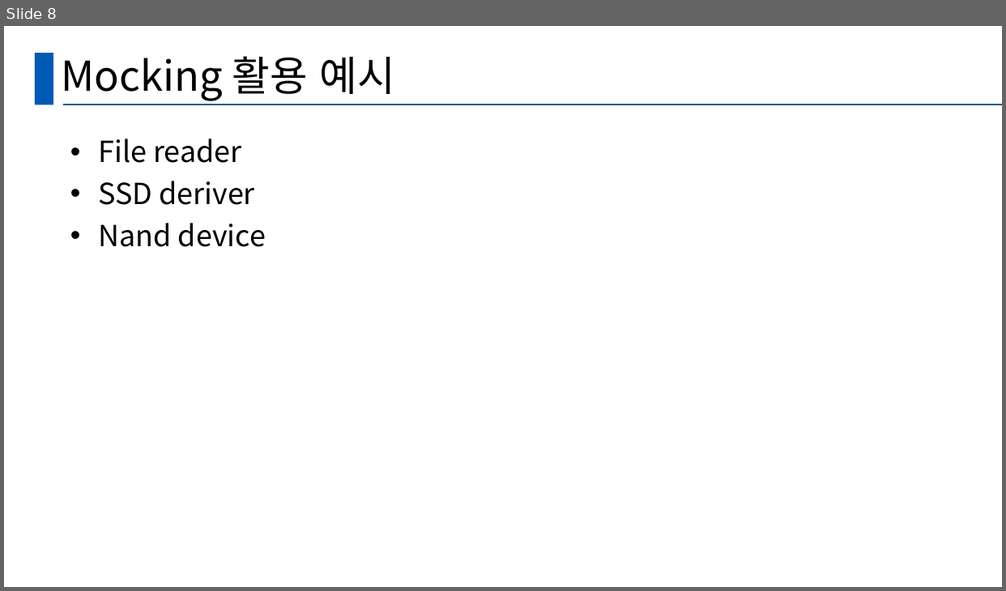
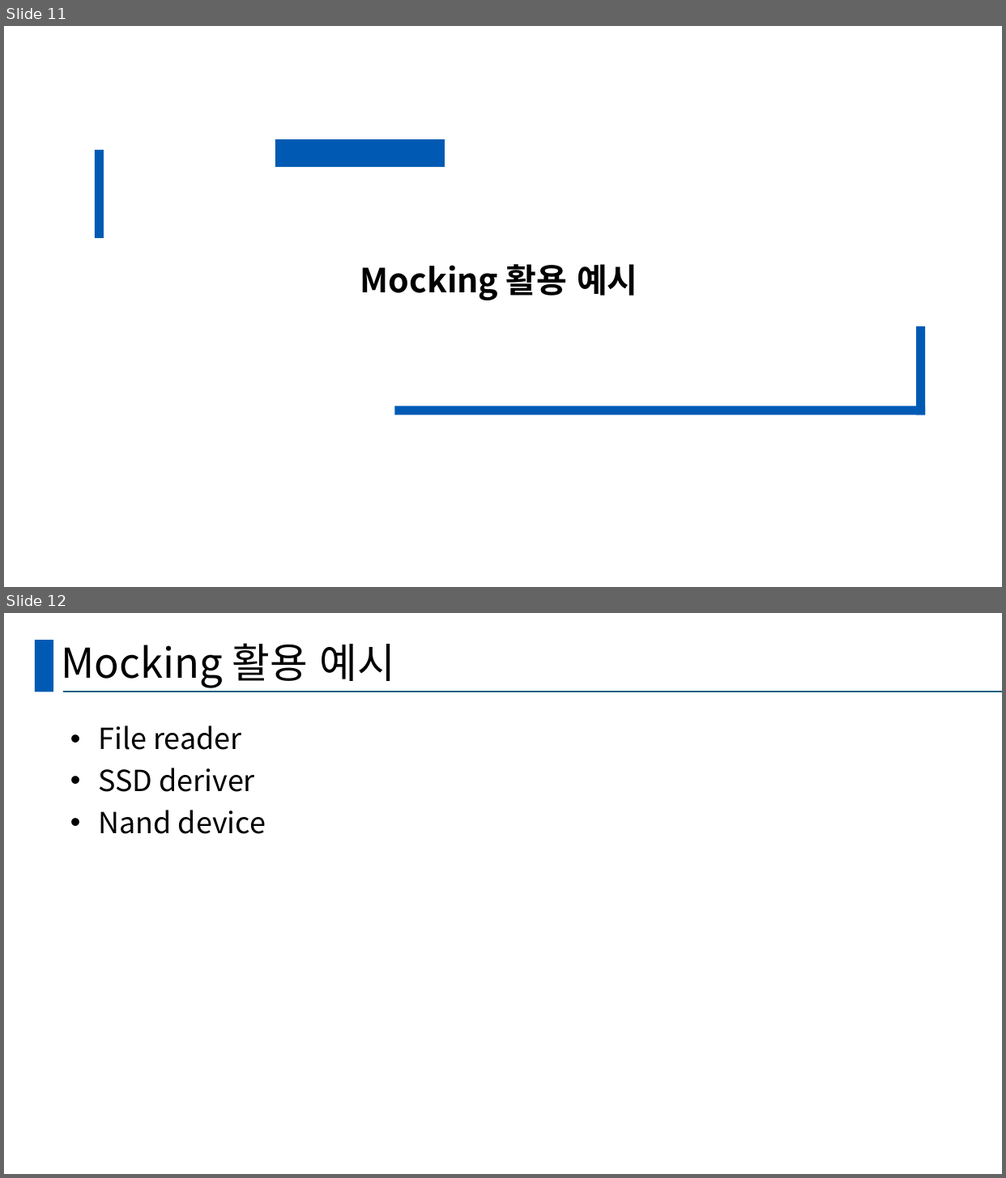
Before and after one commit to hy-ra-na/presentation_Americano, a slide deck: 발표양식.pptx. Shown one above the other, each under a label of ours: slide 8 before the commit, slides 11 and 12 after it. The pictures are 1006x591 and 1006x1178 pixels, drawn with LibreOffice and Linux fonts; fonts in the diff are those of the drawing. Boxes give left, top, right and bottom in pixels: in the first picture for what was removed or moved away, otherwise in the second. Text is boxed around its words. In the diff, an @@ line names an element or a change of style, - is before the commit and + after.

```diff
--- a/발표양식.pptx
+++ b/발표양식.pptx
@@ slide 11 added at [4, 26, 1002, 587], background #FFFFFF @@
@@ text added at [360, 264, 638, 301], 32 pt, text #000000, bold @@
+Mocking 활용 예시
@@ group added at [95, 149, 926, 416]: 4 rectangles @@
@@ what was slide 8 is now slide 12 @@
```
Also in this commit, not shown: 3 slides changed, 6 other slides added.
